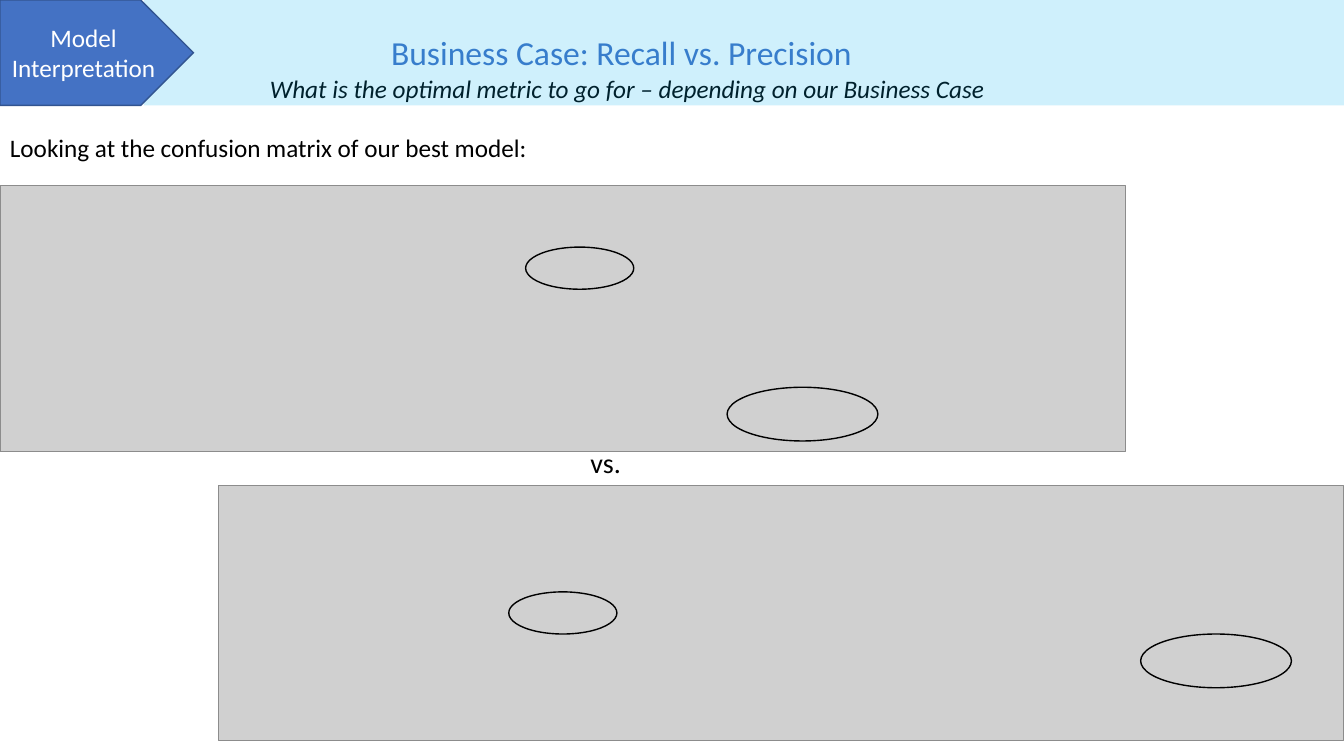
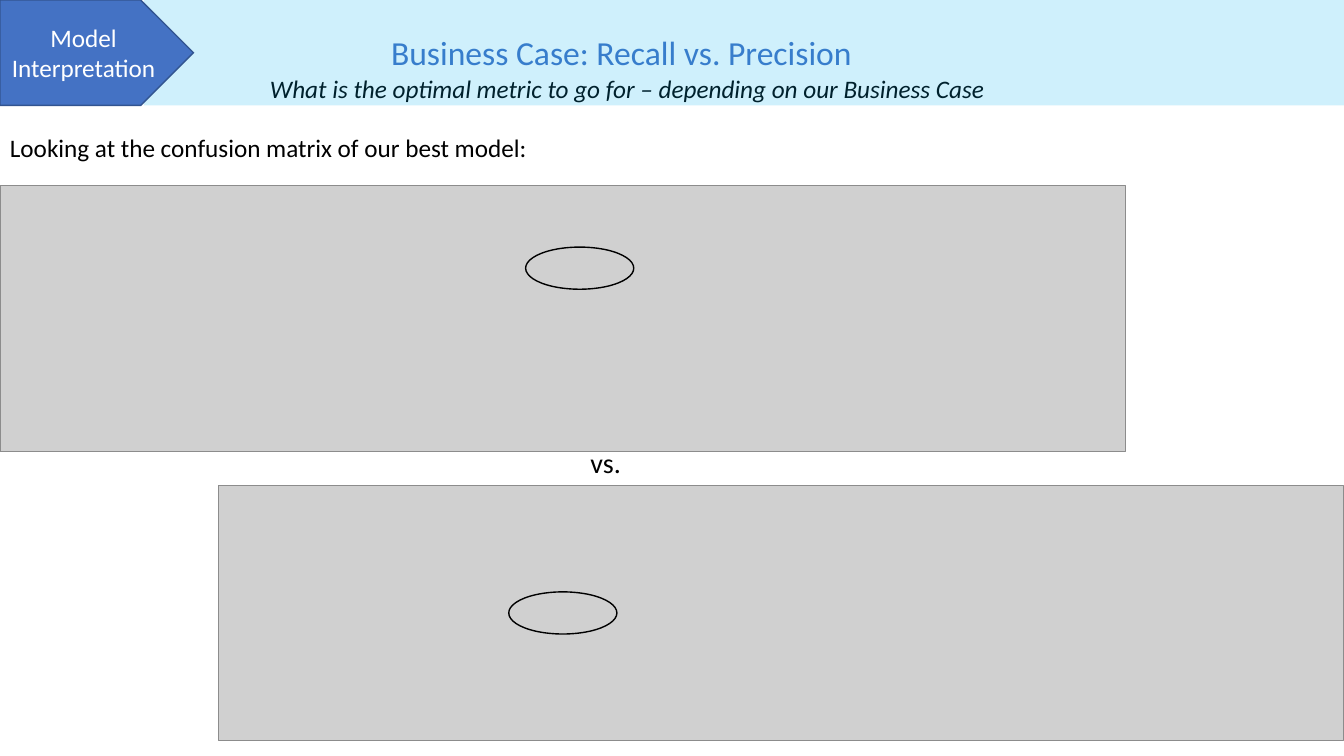
Before and after one commit to PHBruins/Flights, a slide deck: slide 2 of Model Interpretation.pptx. Drawn at 1344x756 pixels with LibreOffice and Linux fonts; fonts in the diff are those of the drawing; grey boxes stand for pictures. Boxes give left, top, right and bottom in pixels: in the first picture for what was removed or moved away, otherwise in the second. Text is boxed around its words. In the diff, an @@ line names an element or a change of style, - is before the commit and + after.

```diff
--- a/Model Interpretation.pptx
+++ b/Model Interpretation.pptx
@@ ellipse removed at [727, 387, 878, 441] @@
@@ ellipse removed at [1141, 634, 1293, 688] @@
```
Also in this commit, not shown: 1 other slide changed.
